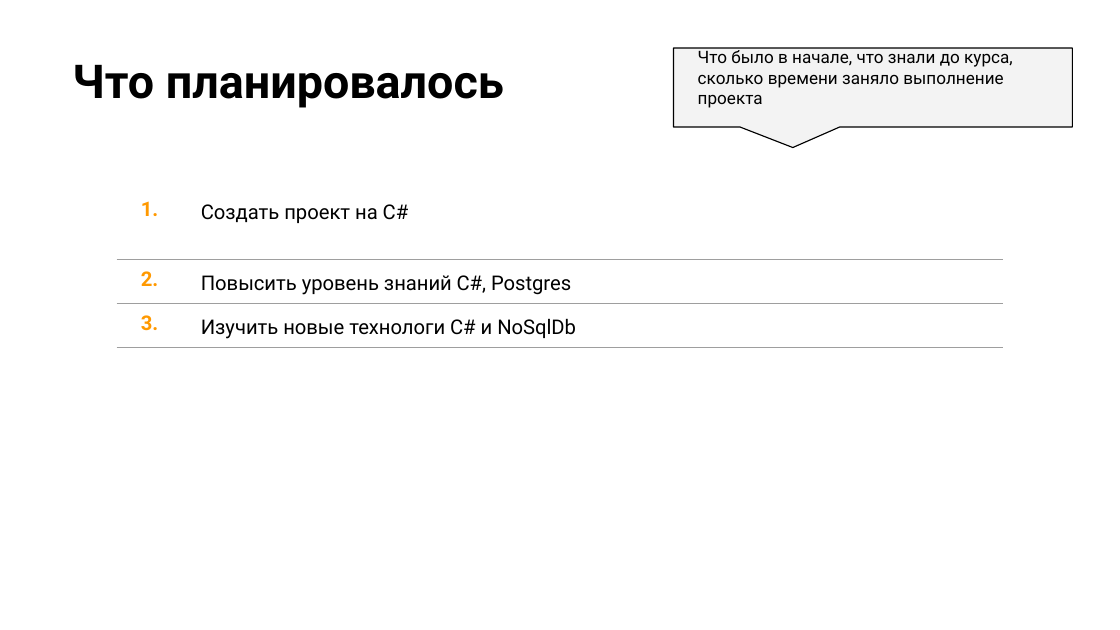
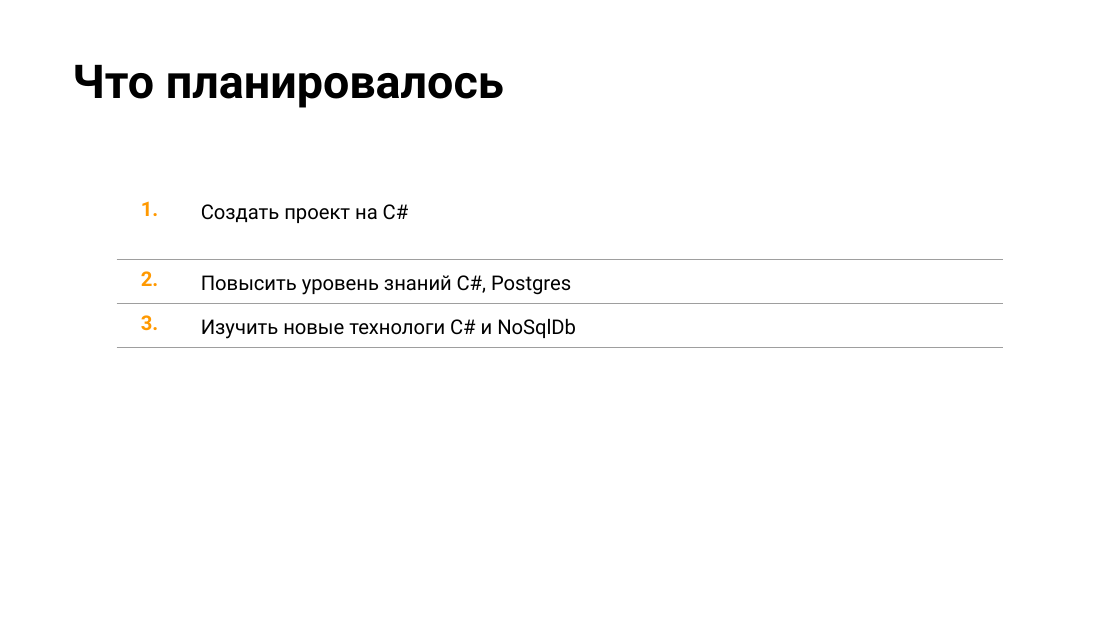
Before and after one commit to Lyudmer/project_swh_client, a slide deck: slide 5 of Schemas/Защита проекта.pptx. Drawn at 1120x630 pixels with LibreOffice and Linux fonts; fonts in the diff are those of the drawing; background and template pictures are left out. Boxes give left, top, right and bottom in pixels: in the first picture for what was removed or moved away, otherwise in the second. Text is boxed around its words. In the diff, an @@ line names an element or a change of style, - is before the commit and + after.

```diff
--- a/Schemas/Защита проекта.pptx
+++ b/Schemas/Защита проекта.pptx
@@ speech box removed at <box>673,48,1072,128</box> @@
-Что было в начале, что знали до курса, сколько времени заняло выполнение проекта
```
Also in this commit, not shown: 5 other slides changed.
